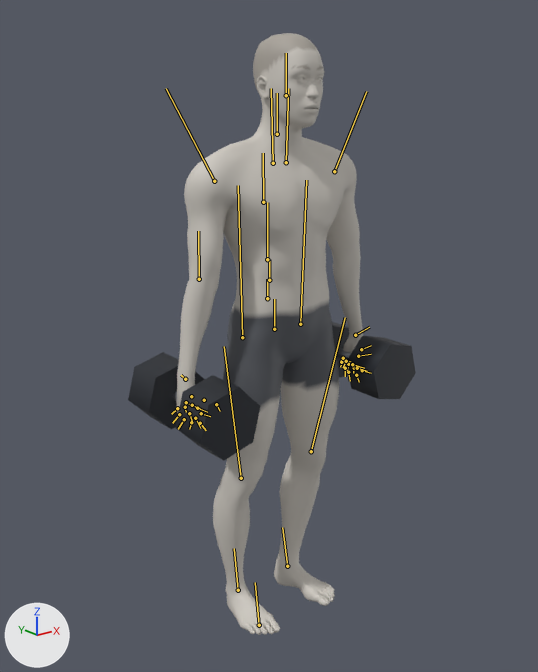
The glTF model exports/dumbbell-deadlift.glb: old version first, new version second.
One viewpoint serves both versions: a 50 mm lens placed at (-1.354, -1.722, 1.624), pointed at (-0.007, -0.039, 0.951). Lighting does not change. The marker at lower left points along +X, +Y and +Z. The older version comes first. Both versions are drawn at frame 0 of the action 'dumbbell-deadlift'; the numbers are the values there. The bones that change, and the others that lie on the model, are drawn over the model as lines.
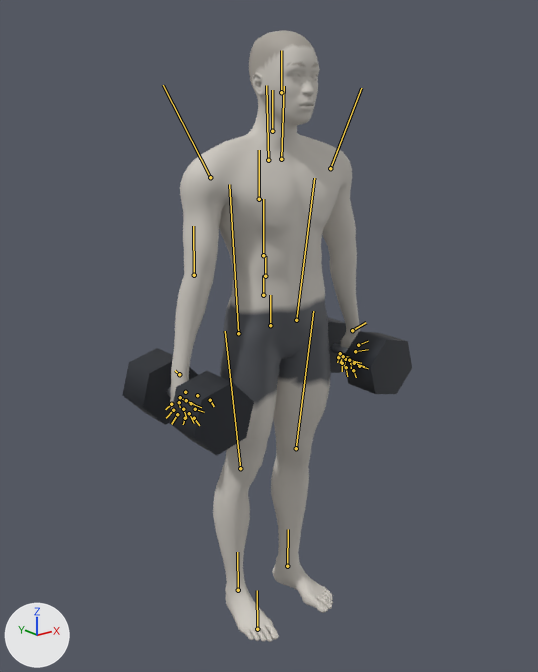
ob_dbl_right is not drawn itself; it is the parent of ob_mesh_1, ob_mesh_2, ob_mesh_3.
ob_dbr_right is not drawn itself; it is the parent of ob_mesh_4, ob_mesh_5, ob_mesh_6.

Location of each change, [x1, y1, x2, y2] in pixels of the pictures (538 x 672 px):
'Mesh_0', posed
    before: [176, 33, 363, 635]
    after: [170, 30, 360, 642]
'Mesh_5', posed
    before: [176, 375, 261, 461]
    after: [169, 371, 254, 455]
'Mesh_2', posed
    before: [346, 336, 416, 399]
    after: [343, 331, 412, 394]
'Mesh_6', posed
    before: [128, 352, 205, 429]
    after: [122, 348, 198, 425]
'Mesh_3', posed
    before: [332, 322, 349, 377]
    after: [327, 317, 346, 373]
'Mesh_1', posed
    before: [335, 348, 351, 360]
    after: [331, 343, 348, 355]
bone 'pelvis', root to tip
    before: (274, 329) to (274, 299)
    after: (270, 325) to (270, 295)
bone 'upperarm_l', root to tip
    before: (334, 171) to (366, 91)
    after: (330, 168) to (361, 88)
bone 'upperarm_r', root to tip
    before: (214, 181) to (166, 88)
    after: (210, 177) to (163, 85)
bone 'thigh_l', root to tip
    before: (300, 324) to (306, 180)
    after: (296, 320) to (314, 178)
bone 'calf_l', root to tip
    before: (311, 451) to (345, 317)
    after: (296, 448) to (313, 311)
bone 'foot_l', root to tip
    before: (287, 566) to (282, 527)
    after: (287, 566) to (288, 529)
bone 'thigh_r', root to tip
    before: (242, 337) to (238, 185)
    after: (238, 333) to (229, 184)
bone 'calf_r', root to tip
    before: (241, 478) to (224, 346)
    after: (240, 468) to (225, 331)
bone 'foot_r', root to tip
    before: (238, 590) to (234, 548)
    after: (238, 590) to (237, 552)

The change, as a list of edits to the scene's bpy script:
```text
Change bone_pelvis:
    where bone_pelvis = bpy.data.objects['Body'].pose.bones['pelvis']  # child of 'Root'
    bone_pelvis.location: (0.054, -0.002, 0.0) -> (0.035, 0.005, 0.0)
Change bone_upperarm_l:
    where bone_upperarm_l = bpy.data.objects['Body'].pose.bones['upperarm_l']  # child of 'clavicle_l'
    bone_upperarm_l.rotation_quaternion: (0.97, -0.242, 0.032, 0.01) -> (0.971, -0.236, 0.031, 0.009)  # degrees (-28, 4, 0) -> degrees (-27, 4, 0)
Change bone_upperarm_r:
    where bone_upperarm_r = bpy.data.objects['Body'].pose.bones['upperarm_r']  # child of 'clavicle_r'
    bone_upperarm_r.rotation_quaternion: (0.97, 0.242, -0.032, 0.01) -> (0.971, 0.236, -0.031, 0.009)  # degrees (28, -4, 0) -> degrees (27, -4, 0)
Change bone_thigh_l:
    where bone_thigh_l = bpy.data.objects['Body'].pose.bones['thigh_l']  # child of 'pelvis'
    bone_thigh_l.rotation_quaternion: (0.997, -0.013, 0.074, -0.006) -> (0.996, -0.045, 0.074, -0.033)  # degrees (-2, 8, -1) -> degrees (-6, 8, -4)
Change bone_calf_l:
    where bone_calf_l = bpy.data.objects['Body'].pose.bones['calf_l']  # child of 'thigh_l'
    bone_calf_l.rotation_quaternion: (0.995, -0.073, 0.009, -0.062) -> (1.0, -0.017, 0.001, 0.015)  # degrees (-8, 1, -7) -> degrees (-2, 0, 2)
Change bone_foot_l:
    where bone_foot_l = bpy.data.objects['Body'].pose.bones['foot_l']  # child of 'calf_l'
    bone_foot_l.rotation_quaternion: (0.984, 0.087, -0.036, 0.148) -> (0.998, 0.061, -0.023, 0.019)  # degrees (9, -6, 17) -> degrees (7, -3, 2)
Change bone_thigh_r:
    where bone_thigh_r = bpy.data.objects['Body'].pose.bones['thigh_r']  # child of 'pelvis'
    bone_thigh_r.rotation_quaternion: (0.997, 0.013, -0.074, -0.006) -> (0.996, 0.045, -0.074, -0.033)  # degrees (2, -8, -1) -> degrees (6, -8, -4)
Change bone_calf_r:
    where bone_calf_r = bpy.data.objects['Body'].pose.bones['calf_r']  # child of 'thigh_r'
    bone_calf_r.rotation_quaternion: (0.995, 0.073, -0.009, -0.062) -> (1.0, 0.017, -0.001, 0.015)  # degrees (8, -1, -7) -> degrees (2, 0, 2)
Change bone_foot_r:
    where bone_foot_r = bpy.data.objects['Body'].pose.bones['foot_r']  # child of 'calf_r'
    bone_foot_r.rotation_quaternion: (0.984, -0.087, 0.036, 0.148) -> (0.998, -0.061, 0.023, 0.019)  # degrees (-9, 6, 17) -> degrees (-7, 3, 2)
```
